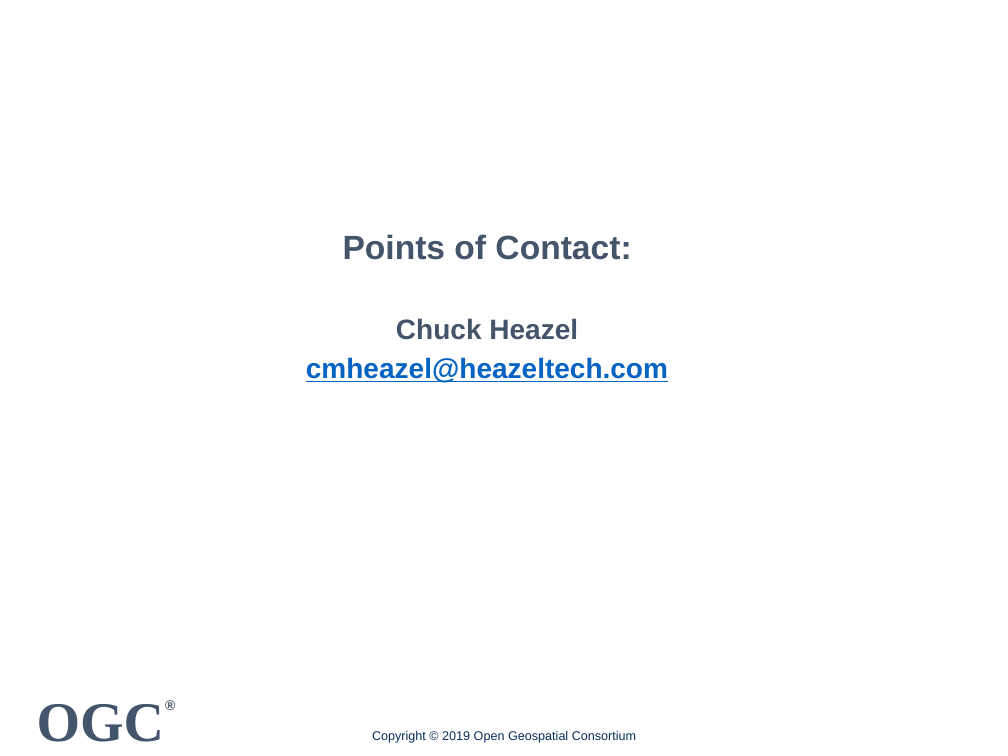
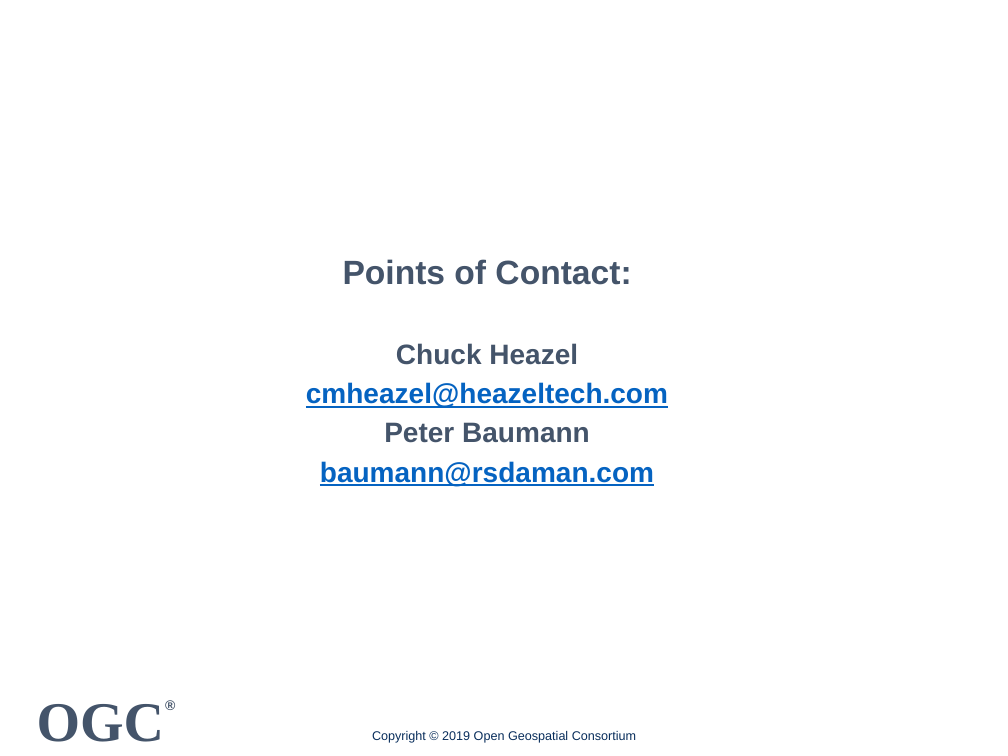
Before and after one commit to spacebel/OGC-API-Hackathon-2019, a slide deck: slide 5 of Presentations/OGC API Coverage 20190620.pptx. Drawn at 1008x756 pixels with LibreOffice and Linux fonts; fonts in the diff are those of the drawing; background and template pictures are left out. Boxes give left, top, right and bottom in pixels: in the first picture for what was removed or moved away, otherwise in the second. Text is boxed around its words. In the diff, an @@ line names an element or a change of style, - is before the commit and + after.

Commit message:
Update to coverage presentation

```diff
--- a/Presentations/OGC API Coverage 20190620.pptx
+++ b/Presentations/OGC API Coverage 20190620.pptx
@@ text at (320,422,654,487): paragraphs added @@
+Peter Baumann
+baumann@rsdaman.com
```
